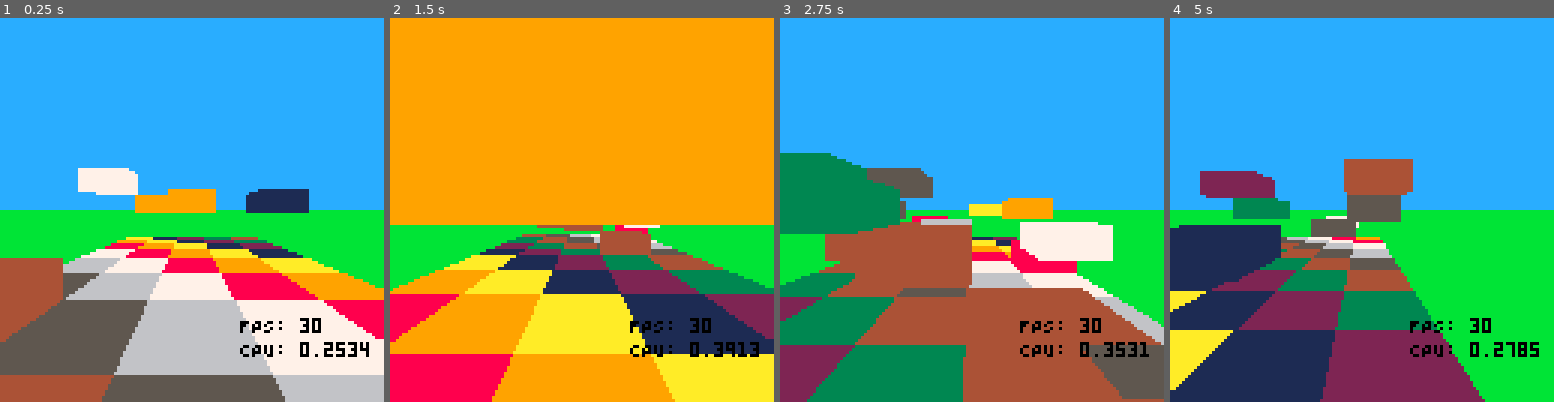
Above: before the commit, frames 1-4 (left to right).
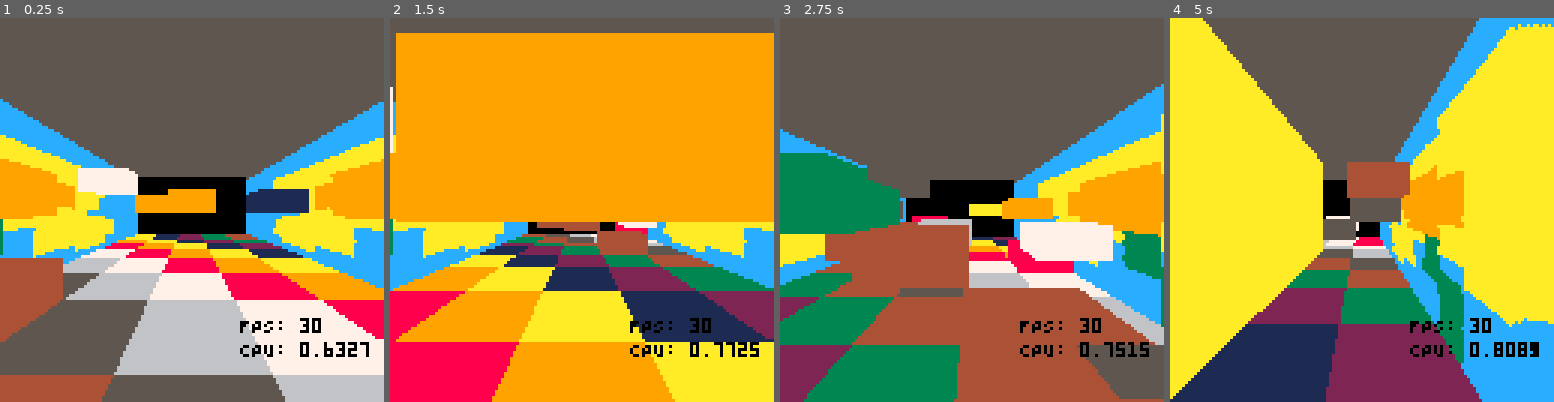
Above: after the commit, the same moments.

Repository: bobgar/pico3d
Game: PICO-8 cartridge 3d.p8
Same seed, same stepped clock (60 frames per second), same inputs: the game is played once before the commit and once after it.
Inputs:
- Up to frame 1 (0.25 s): no input
- Up to frame 2 (1.5 s): no input
- Up to frame 3 (2.75 s): hold Right 1.6-2.1 s; hold Up 2.15-2.42 s; hold Right from 2.47 s (still down)
- Up to frame 4 (5 s): release Right at 3.03 s; hold Left 3.08-3.58 s; hold Down 3.63-3.97 s; hold Right 4.02-4.68 s; hold Up from 4.73 s (still down)

The runs differ from the first frame. In frame 1, 53% of the frame differs, in the area x 0-100%, y 0-88%; in frame 2, 17%; in frame 3, 50%; in frame 4, 74%, in the area x 0-100%, y 0-100%.

Commit message:
Draw two textures, double the CPU!

Diff:
--- a/3d.lua
+++ b/3d.lua
@@ -18,6 +18,23 @@
     zstep = 1
 
     initlevel()
+
+    copy_sprites_to_map(1,0, 8, 4, 0, 0)
+    -- copy_sprites_to_map(1,0, 4, 4, 4, 0)
+    -- copy_sprites_to_map(1,0, 4, 4, 8, 0)
+    -- copy_sprites_to_map(1,0, 4, 4, 12, 0)
+    -- copy_sprites_to_map(1,0, 4, 4, 0, 4)
+    -- copy_sprites_to_map(1,0, 4, 4, 4, 4)
+    -- copy_sprites_to_map(1,0, 4, 4, 8, 4)
+    -- copy_sprites_to_map(1,0, 4, 4, 12, 4)
+    -- copy_sprites_to_map(1,0, 4, 4, 0, 8)
+    -- copy_sprites_to_map(1,0, 4, 4, 4, 8)
+    -- copy_sprites_to_map(1,0, 4, 4, 8, 8)
+    -- copy_sprites_to_map(1,0, 4, 4, 12, 8)
+    -- copy_sprites_to_map(1,0, 4, 4, 0, 12)
+    -- copy_sprites_to_map(1,0, 4, 4, 4, 12)
+    -- copy_sprites_to_map(1,0, 4, 4, 8, 12)
+    -- copy_sprites_to_map(1,0, 4, 4, 12, 12)
 end
 
 function initlevel()
@@ -52,8 +69,10 @@
 end
 
 function _draw()
-    rectfill(0,0,127,63,12)
-    rectfill(0,64,127,127,11)
+    --rectfill(0,0,127,63,12)
+    --rectfill(0,64,127,127,11)
+    drawbox()
+
     for z=flr(pz+zdist),flr(pz-1), -1.0 do
         for x=1,xsize do
             for y=1,ysize do
@@ -75,6 +94,42 @@
     print("CPU: " .. stat(1), 80,108)
 end
 
+function drawbox()
+    local cz = 1--pz%1
+
+    local x = 1
+    local y = 0
+    local cx = ((x-1.5) / (xsize-1)) * 256 - 128 + px
+    local cy = ((y-1) / (ysize-1)) * 128 - 64 + py
+
+    local px1 = cx / cz +64
+    local px2 = (cx+xstep*xsize) / cz +64
+    local px3 = cx / (cz+zstep*zdist) +64
+    local px4 = (cx+xstep*xsize) / (cz+zstep*zdist) +64
+
+    local py1 = cy / cz + 64
+    local py2 = (cy+ystep*ysize) / cz + 64
+    local py3 = cy / (cz+zstep*zdist) + 64
+    local py4 = (cy+ystep*ysize) / (cz+zstep*zdist) + 64
+    color(6)
+    --qfill_ccw(px2, py1, px4, py3, px4, py4, px2, py2)
+    --qfill_ccw(px1, py1, px3, py3, px3, py4, px1, py2)
+    --TODO if I want textures here I think I need to tile these.  For now leave as solid colors.
+    local z2 = cz+zstep*zdist
+--     function qtex_map_persp(
+--   x1,y1,z1, x2,y2,z2, x3,y3,z3, x4,y4,z4,
+--   mx,my, tw,th, ru,rv, chunk
+    qtex_map_persp_fast(px2, py1, cz, px4, py3, z2, px4, py4, z2, px2, py2, cz, 4,0,2,2,1,1,8, 4)
+    qtex_map_persp_fast(px1, py1, cz, px3, py3, z2, px3, py4, z2, px1, py2, cz, 4,0,2,2,1,1,8, 4)
+    --qtex_map(px2, py1, px4, py3, px4, py4, px2, py2, 0,0,4,4,1,1)
+    --qtex_map(px1, py1, px3, py3, px3, py4, px1, py2, 0,0,4,4,2,1)
+
+    color(5)
+    qfill_ccw(px2, py1, px4, py3, px3, py3, px1, py1)
+    rectfill(px3, py3, px4, py4, 0)
+    --sspr(8,0,64,32, px3, py3, px4-px3, (py4-py3) * 1.4 )
+end
+
 function drawcubefronts(x,y,iz, c)
     local z = iz - pz
 
@@ -103,6 +158,7 @@
     --front
     if iz<=1 or level[x][y][iz-1] == 0 then
         qfill_ccw( px1, py1, px1, py2, px2, py2,px2, py1)
+        --qtex_map(px1, py1, px2, py1, px2, py2,px1, py2, 0, 0, 4, 4, 4, 2)
     end
 end
 
@@ -152,5 +208,6 @@
     --top
     if y<=1 or level[x][y-1][iz] == 0 then
         qfill_ccw(px2, py1, px4, py3, px3, py3, px1, py1)
-    end
-end
+        --qtex_map(px2, py1, px4, py3, px3, py3, px1, py1, 0, 0, 4, 4, 1, 1)
+    end
+end
--- a/helpers.lua
+++ b/helpers.lua
@@ -1,197 +1,3 @@
-function qfill(x1,y1, x2,y2, x3,y3, x4,y4)
-  -- localize globals for speed
-  local flr,rectfill,max,min = flr,rectfill,max,min
-
-  -- pack coords
-  local xs={x1,x2,x3,x4}
-  local ys={y1,y2,y3,y4}
-
-  -- helpers
-  local function ceil(a) return -flr(-a) end
-  local function inc(i) i+=1 if i>4 then i=1 end return i end
-  local function dec(i) i-=1 if i<1 then i=4 end return i end
-
-  -- find top (min y) and bottom (max y) vertices
-  local top=1 bottom=1
-  for i=2,4 do
-    if ys[i]<ys[top] then top=i end
-    if ys[i]>ys[bottom] then bottom=i end
-  end
-  if ys[top]==ys[bottom] then return end -- totally flat or degenerate
-
-  -- build the two edge chains from top->bottom:
-  -- forward goes top, top+1, ... until bottom
-  -- backward goes top, top-1, ... until bottom
-  local f0=top
-  local f1=inc(f0)
-  -- advance until we hit bottom
-  while f1~=bottom do f0=f1; f1=inc(f1) end
-  -- at this point, forward chain is: top -> ... -> bottom (implicit)
-
-  local b0=top
-  local b1=dec(b0)
-  while b1~=bottom do b0=b1; b1=dec(b1) end
-  -- backward chain is: top -> ... -> bottom (implicit)
-
-  -- edge walker constructor for segment a->b (assumes ay!=by)
-  -- returns {y0,y1,x,dxdy} with y clipped to [0..127]
-  local function mkedge(a,b)
-    local ax,ay=xs[a],ys[a]
-    local bx,by=xs[b],ys[b]
-    if ay>by then
-      -- enforce a above b
-      ax,ay,bx,by = bx,by,ax,ay
-    end
-    if ay==by then return nil end
-
-    local y0=ceil(ay)
-    local y1=ceil(by)-1
-    -- clip to screen y
-    if y1<0 or y0>127 then return nil end
-    if y0<0 then y0=0 end
-    if y1>127 then y1=127 end
-    if y0>y1 then return nil end
-
-    local dxdy=(bx-ax)/(by-ay)
-    local x=ax + dxdy*(y0 - ay)
-    return {y0=y0,y1=y1,x=x,dxdy=dxdy}
-  end
-
-  -- make first segments on each chain (from top downward)
-  local eL = mkedge(top, inc(top))
-  local eR = mkedge(top, dec(top))
-
-  -- either chain could start with a horizontal edge; skip ahead if so
-  local iL = inc(top)
-  while not eL and iL~=bottom do
-    local next_i = inc(iL)
-    eL = mkedge(iL, next_i)
-    iL = next_i
-  end
-
-  local iR = dec(top)
-  while not eR and iR~=bottom do
-    local next_i = dec(iR)
-    eR = mkedge(iR, next_i)
-    iR = next_i
-  end
-
-  if not eL or not eR then return end
-
-  -- decide which chain is actually left/right at the first active scanline
-  local ystart = max(eL.y0, eR.y0)
-  if ystart>eL.y0 then eL.x = eL.x + eL.dxdy*(ystart - eL.y0); eL.y0=ystart end
-  if ystart>eR.y0 then eR.x = eR.x + eR.dxdy*(ystart - eR.y0); eR.y0=ystart end
-  if eL.x>eR.x then eL,eR = eR,eL end
-
-  -- draw until both chains finish
-  while eL and eR do
-    local y0  = max(eL.y0, eR.y0)
-    local y1  = min(eL.y1, eR.y1)
-    if y0<=y1 then
-      -- advance x to y0 (if an edge started higher)
-      -- (after first segment this is usually a no-op)
-      -- half-pixel bias rounding
-      for y=y0,y1 do
-        local xl = flr(eL.x+0.5)
-        local xr = flr(eR.x+0.5)
-        -- clip span to screen x
-        if xr>=0 and xl<=127 then
-          if xl<0 then xl=0 end
-          if xr>127 then xr=127 end
-          if xr>=xl then rectfill(xl,y,xr,y) end
-        end
-        eL.x += eL.dxdy
-        eR.x += eR.dxdy
-      end
-    end
-
-    -- advance whichever edge ended at y1
-    local ended_left  = (not eR) or (eL and y1>=eL.y1)
-    local ended_right = (not eL) or (eR and y1>=eR.y1)
-
-    if ended_left then
-      -- move to next segment on left chain
-      if iL~=bottom then
-        local next_i = inc(iL)
-        eL = mkedge(iL, next_i)
-        iL = next_i
-        -- align to next scanline
-        if eL and y1+1>eL.y0 then
-          eL.x = eL.x + eL.dxdy*((y1+1)-eL.y0)
-          eL.y0 = y1+1
-        end
-      else
-        eL=nil
-      end
-    end
-
-    if ended_right then
-      -- move to next segment on right chain
-      if iR~=bottom then
-        local next_i = dec(iR)
-        eR = mkedge(iR, next_i)
-        iR = next_i
-        if eR and y1+1>eR.y0 then
-          eR.x = eR.x + eR.dxdy*((y1+1)-eR.y0)
-          eR.y0 = y1+1
-        end
-      else
-        eR=nil
-      end
-    end
-
-    -- keep chains as left/right for the next scan block
-    if eL and eR and eL.x>eR.x then eL,eR = eR,eL end
-  end
-end
-
-
---triangle
-
-function trifill(x1, y1, x2, y2, x3, y3, col)
-  if col != nil then color(col) end
-  -- Sort points by y-coordinate (p1.y <= p2.y <= p3.y)
-  if y1 > y2 then x1, y1, x2, y2 = x2, y2, x1, y1 end
-  if y1 > y3 then x1, y1, x3, y3 = x3, y3, x1, y1 end
-  if y2 > y3 then x2, y2, x3, y3 = x3, y3, x2, y2 end
-
-  -- Check for flat-top or flat-bottom cases
-  if y1 == y2 then -- Flat-top triangle
-    fill_flat_top(x1, y1, x2, y2, x3, y3)
-  elseif y2 == y3 then -- Flat-bottom triangle
-    fill_flat_bottom(x1, y1, x2, y2, x3, y3)
-  else -- General case, split into two triangles
-    local x4 = x1 + (x3 - x1) * (y2 - y1) / (y3 - y1)
-    fill_flat_bottom(x1, y1, x4, y2, x2, y2)
-    fill_flat_top(x2, y2, x4, y2, x3, y3)
-  end
-end
-
-function fill_flat_bottom(x1, y1, x2, y2, x3, y3)
-  local invslope1 = (x2 - x1) / (y2 - y1)
-  local invslope2 = (x3 - x1) / (y3 - y1)
-  local curx1 = x1
-  local curx2 = x1
-  for scanline = y1, y2 do
-    line(curx1, scanline, curx2, scanline)
-    curx1 += invslope1
-    curx2 += invslope2
-  end
-end
-
-function fill_flat_top(x1, y1, x2, y2, x3, y3)
-  local invslope1 = (x3 - x1) / (y3 - y1)
-  local invslope2 = (x3 - x2) / (y3 - y2)
-  local curx1 = x3
-  local curx2 = x3
-  for scanline = y3, y1, -1 do
-    line(curx1, scanline, curx2, scanline)
-    curx1 -= invslope1
-    curx2 -= invslope2
-  end
-end
-
 
 --trifill fast
 -- ultra-lite ceil (faster than -flr(-x) in practice on pico-8)
@@ -199,32 +5,6 @@
   local i=flr(x)
   if x>i then i+=1 end
   return i
-end
-
--- draw spans y0..y1 (inclusive) with running xL/xR and per-scan slopes
--- expects: y0<=y1 and y already clipped to [0..127]
-local function _scan(y0,y1, xl, xr, dxl, dxr)
-  -- align to first y if the caller started earlier
-  local y = y0
-  if y<0 then
-    local adv = -y
-    xl += dxl*adv
-    xr += dxr*adv
-    y = 0
-  end
-  if y1>127 then y1=127 end
-  for yy=y,y1 do
-    -- clip span in x just once per scan (branch is cheap, saves line work)
-    local l = flr(xl+0.5)
-    local r = flr(xr+0.5)
-    if r>=0 and l<=127 then
-      if l<0 then l=0 end
-      if r>127 then r=127 end
-      if r>=l then rectfill(l,yy,r,yy) end
-    end
-    xl += dxl
-    xr += dxr
-  end
 end
 
 -- backface (optional): skip if screen-space area <= 0 (CW)
@@ -257,9 +37,6 @@
 -- triangle fill (solid). uses current pen.
 -- order doesn't matter; we sort by y.
 function tri_ultra(x1,y1,x2,y2,x3,y3)
-  -- localize hot globals
-  local rectfill = rectfill
-
   -- sort by y: y1<=y2<=y3
   if y1>y2 then x1,y1,x2,y2=x2,y2,x1,y1 end
   if y1>y3 then x1,y1,x3,y3=x3,y3,x1,y1 end
@@ -392,3 +169,392 @@
     end
   end
 end
+
+-------------------------------------------------------
+
+function copy_sprites_to_map(tx_tile,ty_tile, tw,th, mx,my)
+  for j=0,th-1 do
+    for i=0,tw-1 do
+      -- set map cell to sprite index
+      mset(mx+i, my+j, tx_tile+i + ty_tile+j*16)
+    end
+  end
+end
+
+--------------------------------------------------------
+function tri_tex_persp_fast(
+  x1,y1,z1,u1,v1,
+  x2,y2,z2,u2,v2,
+  x3,y3,z3,u3,v3,
+  mx,my, tw,th, ru,rv, chunk_max, eps
+)
+  -- defaults
+  tw,th      = tw or 4, th or 4          -- 32x32
+  ru,rv      = ru or 1, rv or 1          -- stretch (<=1 zooms in)
+  chunk_max  = chunk_max or 16           -- max px per tline segment
+  eps        = eps or 0.03               -- ~3% w variation per chunk
+
+  -- scale UV once (repeat via pre-tiling in map for speed)
+  u1,u2,u3 = u1*ru, u2*ru, u3*ru
+  v1,v2,v3 = v1*rv, v2*rv, v3*rv
+
+  -- sort by y
+  if y1>y2 then x1,y1,z1,u1,v1,x2,y2,z2,u2,v2 = x2,y2,z2,u2,v2,x1,y1,z1,u1,v1 end
+  if y1>y3 then x1,y1,z1,u1,v1,x3,y3,z3,u3,v3 = x3,y3,z3,u3,v3,x1,y1,z1,u1,v1 end
+  if y2>y3 then x2,y2,z2,u2,v2,x3,y3,z3,u3,v3 = x3,y3,z3,u3,v3,x2,y2,z2,u2,v2 end
+  if y1==y3 then return end
+
+  -- perspective terms (w=1/z)
+  local w1,w2,w3 = 1/z1, 1/z2, 1/z3
+  local u1w,v1w  = u1*w1, v1*w1
+  local u2w,v2w  = u2*w2, v2*w2
+  local u3w,v3w  = u3*w3, v3*w3
+
+  -- long edge (1->3) slopes per y
+  local dy13 = y3 - y1
+  local dx13 = (x3 - x1)/dy13
+  local du13 = (u3w - u1w)/dy13
+  local dv13 = (v3w - v1w)/dy13
+  local dw13 = (w3  - w1 )/dy13
+
+  -- y bounds
+  local y0  = ceil(y1)
+  local y3i = ceil(y3) - 1
+  if y0>127 or y3i<0 then return end
+  if y0<0 then y0=0 end
+  if y3i>127 then y3i=127 end
+  if y0>y3i then return end
+
+  -- evaluate long edge at y
+  local function long_at(y)
+    local t = y - y1
+    return x1 + dx13*t,
+           u1w+ du13*t,
+           v1w+ dv13*t,
+           w1 + dw13*t
+  end
+
+  -- band scan with short edge a->b
+  local function band(ax,ay,au,av,aw, bx,by,bu,bv,bw, yA,yB)
+    local dy  = by - ay
+    if dy<=0 then return end
+    local dxs = (bx-ax)/dy
+    local duw = (bu-au)/dy
+    local dvw = (bv-av)/dy
+    local dww = (bw-aw)/dy
+
+    local t   = yA - ay
+    local xs  = ax + dxs*t
+    local us  = au + duw*t
+    local vs  = av + dvw*t
+    local ws  = aw + dww*t
+
+    local xl,ul,vl,wl = long_at(yA)
+
+    -- constants
+    local min,max,flr,tline = min,max,flr,tline
+    local mx0,my0 = mx,my
+
+    for y=yA,yB do
+      -- choose left/right
+      local xr,ur,vr,wr = xs,us,vs,ws
+      local xl2,xr2 = xl,xr
+      local ul2,ur2 = ul,ur
+      local vl2,vr2 = vl,vr
+      local wl2,wr2 = wl,wr
+      if xl2>xr2 then
+        xl2,xr2 = xr2,xl2
+        ul2,ur2 = ur2,ul2
+        vl2,vr2 = vr2,vl2
+        wl2,wr2 = wr2,wl2
+      end
+
+      -- x clip
+      local xL = max(0, ceil(xl2))
+      local xR = min(127, flr(xr2))
+      if xL<=xR then
+        local span = xr2 - xl2
+        if span>0 then
+          -- per-x slopes for (u/z, v/z, 1/z)
+          local invspan = 1/span
+          local dux = (ur2-ul2)*invspan
+          local dvx = (vr2-vl2)*invspan
+          local dwx = (wr2-wl2)*invspan
+
+          -- start at xL
+          local dxL = xL - xl2
+          local uoz = ul2 + dux*dxL
+          local voz = vl2 + dvx*dxL
+          local wz  = wl2 + dwx*dxL
+
+          -- adaptive chunk size based on relative change of w within a chunk
+          local x = xL
+          while x<=xR do
+            local remain = xR - x + 1
+            -- choose seg so |Δw/w| ≲ eps
+            local rel = abs(dwx)/max(0.0001, abs(wz))
+            local seg = (rel>0) and flr(min(remain, max(2, eps/rel))) or remain
+            if seg>chunk_max then seg=chunk_max end
+            if seg<2 then seg=2 end
+            if seg>remain then seg=remain end
+
+            -- endpoints in u,v (recover from u/z)
+            local u0 = uoz / wz
+            local v0 = voz / wz
+            local uoz1 = uoz + dux*seg
+            local voz1 = voz + dvx*seg
+            local wz1  = wz  + dwx*seg
+            local u1 = uoz1 / wz1
+            local v1 = voz1 / wz1
+
+            -- linear per-pixel delta over the chunk
+            local du = (u1 - u0)/seg
+            local dv = (v1 - v0)/seg
+
+            tline(x, y, x+seg-1, y, mx0 + u0/8, my0 + v0/8, du/8, dv/8)
+
+            x   += seg
+            uoz += dux*seg
+            voz += dvx*seg
+            wz  += dwx*seg
+          end
+        end
+      end
+
+      -- next scanline
+      xs += dxs; us += duw; vs += dvw; ws += dww
+      xl += dx13; ul += du13; vl += dv13; wl += dw13
+    end
+  end
+
+  local yA = y0
+  local yB = ceil(y2)-1
+  if yA<=yB then
+    band(x1,y1,u1w,v1w,w1,  x2,y2,u2w,v2w,w2,  yA,yB)
+  end
+  local yC = max(ceil(y2), y0)
+  local yD = y3i
+  if yC<=yD then
+    band(x2,y2,u2w,v2w,w2,  x3,y3,u3w,v3w,w3,  yC,yD)
+  end
+end
+
+-- quad as two tris (convex), perspective-correct
+function qtex_map_persp_fast(
+  x1,y1,z1, x2,y2,z2, x3,y3,z3, x4,y4,z4,
+  mx,my, tw,th, ru,rv, chunk_max, eps
+)
+  local wpx,hpx = (tw or 4)*8, (th or 4)*8
+  tri_tex_persp_fast(
+    x1,y1,z1, 0,0,
+    x2,y2,z2, wpx,0,
+    x3,y3,z3, wpx,hpx,
+    mx,my, tw,th, ru,rv, chunk_max, eps
+  )
+  tri_tex_persp_fast(
+    x1,y1,z1, 0,0,
+    x3,y3,z3, wpx,hpx,
+    x4,y4,z4, 0,hpx,
+    mx,my, tw,th, ru,rv, chunk_max, eps
+  )
+end
+
+--------------------------------------------------------
+
+
+-- -- perspective-correct textured triangle using tline + per-span chunking
+-- -- screen verts: (x1,y1,z1) .. (x3,y3,z3)
+-- -- texture UVs in PIXELS relative to your rect: (0..tw*8, 0..th*8)
+-- -- mx,my = top-left of texture rect in MAP TILES (not spritesheet)
+-- -- tw,th = rect size in MAP TILES (default 4x4 = 32x32)
+-- -- ru,rv = UV scale (1=normal, <1=zoom in, >1=repeats -> pre-tile in map)
+-- -- chunk = max pixels per tline segment on a span (default 8)
+-- function tri_tex_persp(
+--   x1,y1,z1,u1,v1,
+--   x2,y2,z2,u2,v2,
+--   x3,y3,z3,u3,v3,
+--   mx,my, tw,th, ru,rv, chunk
+-- )
+--   tw,th = tw or 4, th or 4
+--   ru,rv = ru or 1, rv or 1
+--   chunk = chunk or 8
+
+--   -- scale UVs for stretch/repeat
+--   u1,u2,u3 = u1*ru, u2*ru, u3*ru
+--   v1,v2,v3 = v1*rv, v2*rv, v3*rv
+
+--   -- sort by y (y1 <= y2 <= y3)
+--   if y1>y2 then x1,y1,z1,u1,v1,x2,y2,z2,u2,v2 = x2,y2,z2,u2,v2,x1,y1,z1,u1,v1 end
+--   if y1>y3 then x1,y1,z1,u1,v1,x3,y3,z3,u3,v3 = x3,y3,z3,u3,v3,x1,y1,z1,u1,v1 end
+--   if y2>y3 then x2,y2,z2,u2,v2,x3,y3,z3,u3,v3 = x3,y3,z3,u3,v3,x2,y2,z2,u2,v2 end
+--   if y1==y3 then return end
+
+--   -- precompute reciprocals and uv/z for perspective
+--   local w1,w2,w3 = 1/z1, 1/z2, 1/z3
+--   local u1w, v1w = u1*w1, v1*w1
+--   local u2w, v2w = u2*w2, v2*w2
+--   local u3w, v3w = u3*w3, v3*w3
+
+--   -- ceil helper
+--   local function ceil1(a) local i=flr(a) if a>i then i+=1 end return i end
+
+--   -- long edge (1->3) slopes (x, u/z, v/z, 1/z) per y
+--   local dy13 = y3-y1
+--   local dx13 = (x3-x1)/dy13
+--   local du13 = (u3w-u1w)/dy13
+--   local dv13 = (v3w-v1w)/dy13
+--   local dw13 = (w3-w1)/dy13
+
+--   local ystart = ceil1(y1)
+--   local yend   = ceil1(y3)-1
+--   if ystart>127 or yend<0 then return end
+--   if ystart<0 then ystart=0 end
+--   if yend>127 then yend=127 end
+
+--   -- state on long edge at arbitrary y
+--   local function long_at(y)
+--     local t=y-y1
+--     return x1 + dx13*t,
+--            u1w+ du13*t,
+--            v1w+ dv13*t,
+--            w1 + dw13*t
+--   end
+
+--   -- draw a band yA..yB using a "short" edge slopes (a->b)
+--   local function scan_band(yA,yB, ax,ay,az,auw,avw,aw, bx,by,bz,buw,bvw,bw)
+--     if yA>yB then return end
+
+--     local dy = by-ay
+--     local dxs = (bx-ax)/dy
+--     local duw = (buw-auw)/dy
+--     local dvw = (bvw-avw)/dy
+--     local dww = (bw-aw)/dy
+
+--     -- edge states at yA
+--     local tA = yA-ay
+--     local xs = ax + dxs*tA
+--     local us = auw+ duw*tA
+--     local vs = avw+ dvw*tA
+--     local ws = aw + dww*tA
+
+--     local xl,ul,vl,wl = long_at(yA)
+
+--     for y=yA,yB do
+--       local xr,ur,vr,wr = xs,us,vs,ws
+--       local xl2,xr2 = xl,xr
+--       local ul2,ur2 = ul,ur
+--       local vl2,vr2 = vl,vr
+--       local wl2,wr2 = wl,wr
+--       if xl2>xr2 then
+--         xl2,xr2 = xr2,xl2
+--         ul2,ur2 = ur2,ul2
+--         vl2,vr2 = vr2,vl2
+--         wl2,wr2 = wr2,wl2
+--       end
+
+--       -- clip horizontally
+--       local x0 = max(0, ceil1(xl2))
+--       local x1 = min(127, flr(xr2))
+--       if x0<=x1 then
+--         local span = xr2 - xl2
+--         if span > 0 then
+--           -- per-x slopes for (u/z, v/z, 1/z)
+--           local dux = (ur2-ul2)/span
+--           local dvx = (vr2-vl2)/span
+--           local dwx = (wr2-wl2)/span
+
+--           -- start at x = x0
+--           local t = x0 - xl2
+--           local uoz = ul2 + dux*t
+--           local voz = vl2 + dvx*t
+--           local wz  = wl2 + dwx*t
+
+--           -- segment in small chunks so tline gets nearly-correct du/dv
+--           local x = x0
+--           while x<=x1 do
+--             local seg = x1 - x + 1
+--             if seg>chunk then seg=chunk end
+
+--             -- compute correct u,v at both ends of the chunk
+--             local u0 = uoz / wz
+--             local v0 = voz / wz
+
+--             local uoz1 = uoz + dux*seg
+--             local voz1 = voz + dvx*seg
+--             local wz1  = wz  + dwx*seg
+
+--             local u1 = uoz1 / wz1
+--             local v1 = voz1 / wz1
+
+--             -- per-pixel deltas for this chunk (linear between endpoints)
+--             local du = (u1-u0)/seg
+--             local dv = (v1-v0)/seg
+
+--             -- send to tline (map units are tiles)
+--             tline(x, y, x+seg-1, y, mx + u0/8, my + v0/8, du/8, dv/8)
+
+--             -- advance chunk state
+--             x   += seg
+--             uoz += dux*seg
+--             voz += dvx*seg
+--             wz  += dwx*seg
+--           end
+--         end
+--       end
+
+--       -- step one scanline on both edges
+--       xs += dxs; us += duw; vs += dvw; ws += dww
+--       xl += dx13; ul += du13; vl += dv13; wl += dw13
+--     end
+--   end
+
+--   local y0 = ceil1(y1)
+--   local y3i = ceil1(y3)-1
+
+--   if y1==y2 then
+--     -- flat top: short edge 2->3
+--     local yA,yB = y0,y3i
+--     scan_band(yA,yB, x2,y2,z2,u2w,v2w,w2,  x3,y3,z3,u3w,v3w,w3)
+--     return
+--   end
+
+--   if y2==y3 then
+--     -- flat bottom: short edge 1->2
+--     local yA,yB = y0,y3i
+--     scan_band(yA,yB, x1,y1,z1,u1w,v1w,w1,  x2,y2,z2,u2w,v2w,w2)
+--     return
+--   end
+
+--   -- general: split at y2
+--   local ymid = ceil1(y2)-1
+--   if y0<=ymid then
+--     scan_band(y0,ymid, x1,y1,z1,u1w,v1w,w1,  x2,y2,z2,u2w,v2w,w2)
+--   end
+--   local y2s = max(ceil1(y2), y0)
+--   if y2s<=y3i then
+--     scan_band(y2s,y3i, x2,y2,z2,u2w,v2w,w2, x3,y3,z3,u3w,v3w,w3)
+--   end
+-- end
+
+-- -- perspective-correct textured quad (convex) as two tris
+-- -- screen CCW: 1->2->3->4 with (z>0). UV covers the rect (tw*8 x th*8).
+-- function qtex_map_persp(
+--   x1,y1,z1, x2,y2,z2, x3,y3,z3, x4,y4,z4,
+--   mx,my, tw,th, ru,rv, chunk
+-- )
+--   local wpx,hpx = (tw or 4)*8, (th or 4)*8
+--   -- tri A: (1,2,3)
+--   tri_tex_persp(
+--     x1,y1,z1, 0,0,
+--     x2,y2,z2, wpx,0,
+--     x3,y3,z3, wpx,hpx,
+--     mx,my, tw,th, ru,rv, chunk
+--   )
+--   -- tri B: (1,3,4)
+--   tri_tex_persp(
+--     x1,y1,z1, 0,0,
+--     x3,y3,z3, wpx,hpx,
+--     x4,y4,z4, 0,hpx,
+--     mx,my, tw,th, ru,rv, chunk
+--   )
+-- end
Not shown, changed: 32 lines of the sprite sheet (__gfx__) section of 3d.p8
